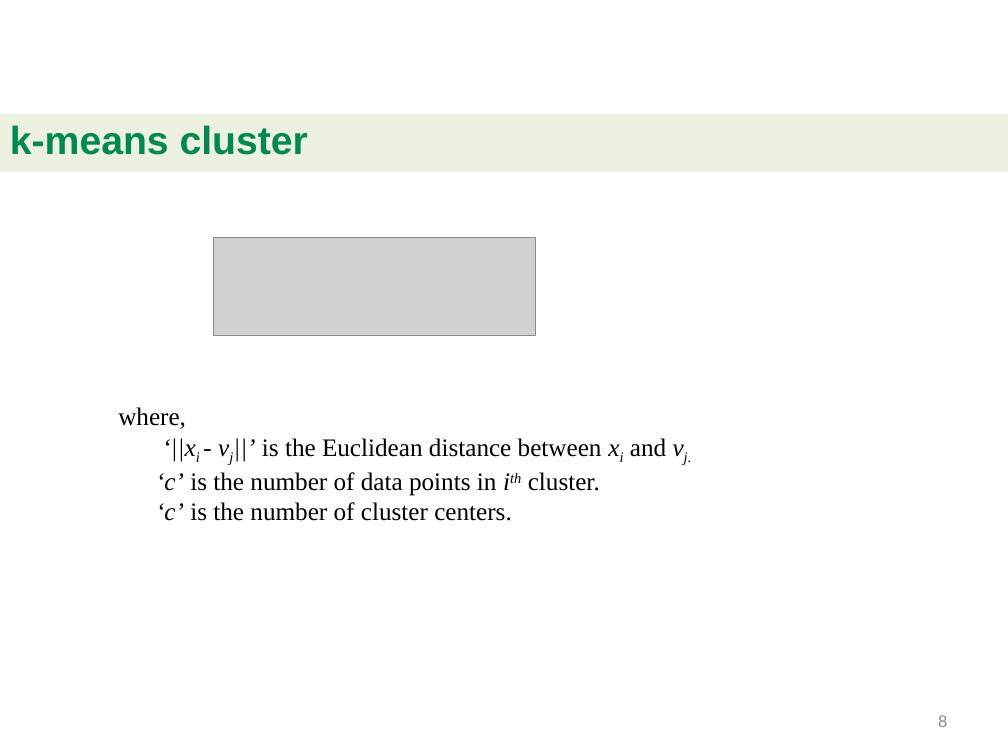
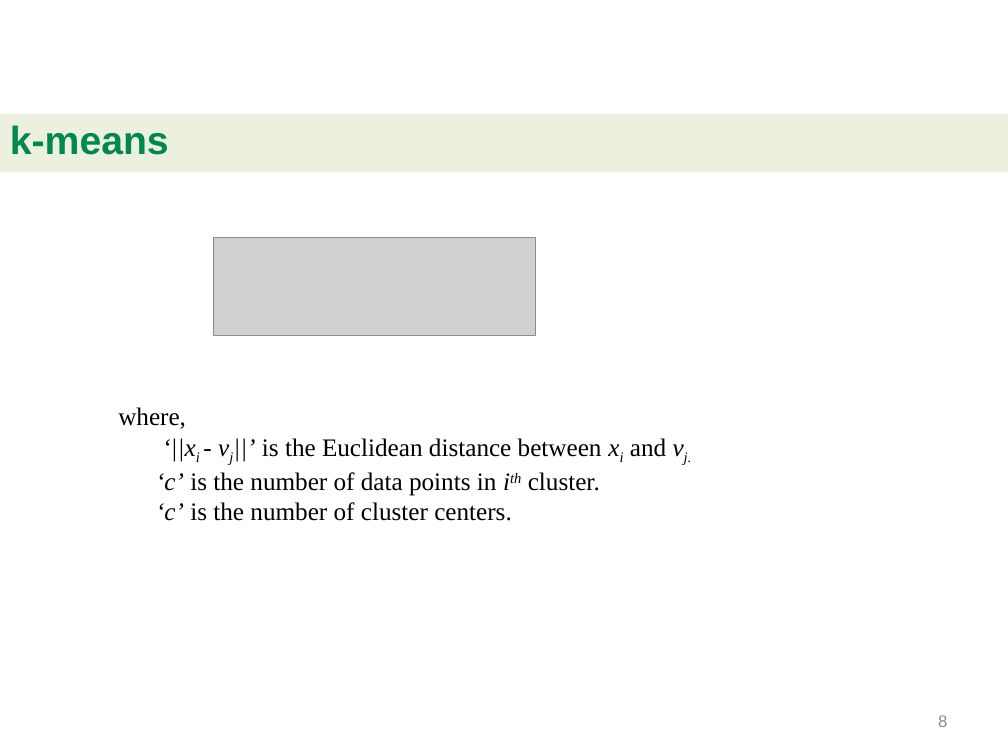
Before and after one commit to beedabug/BigDataProject, a slide deck: slide 8 of bigdata_project_demo.pptx. Drawn at 1008x756 pixels with LibreOffice and Linux fonts; fonts in the diff are those of the drawing; grey boxes stand for pictures; background and template pictures are left out. Boxes give left, top, right and bottom in pixels: in the first picture for what was removed or moved away, otherwise in the second. Text is boxed around its words. In the diff, an @@ line names an element or a change of style, - is before the commit and + after.

```diff
--- a/bigdata_project_demo.pptx
+++ b/bigdata_project_demo.pptx
@@ text in rectangle at [10, 125, 169, 155]: text changed @@
-k-means cluster
+k-means
```
Also in this commit, not shown: 7 other slides changed, 1 slide added, 1 slide removed, 1 other file.
